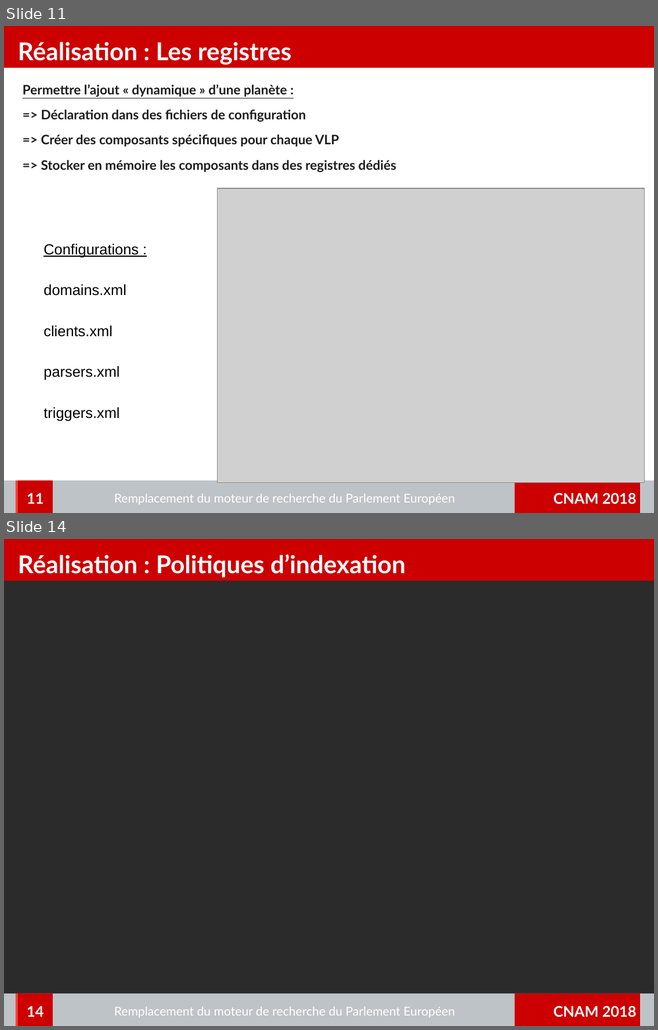
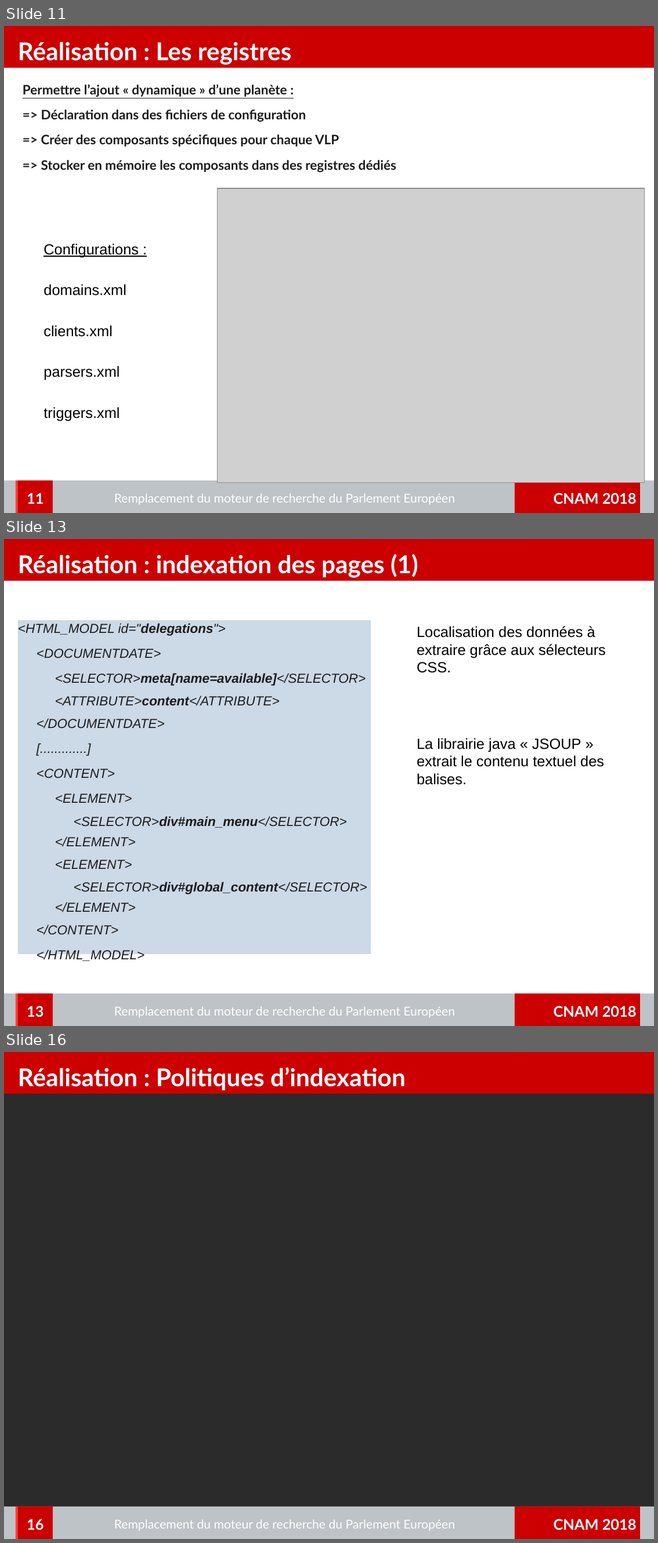
Before and after one commit to charleshuber/4tfront, a slide deck: memoire/presentation/memoire_presentation.odp. Shown one above the other, each under a label of ours: slides 11 and 14 before the commit, slides 11, 13 and 16 after it; the slides between them are not shown. The pictures are 658x1030 and 658x1543 pixels, drawn with LibreOffice and Linux fonts; fonts in the diff are those of the drawing; grey boxes stand for pictures; background and template pictures are left out; a plain dark background stands for a picture behind light text. Boxes give left, top, right and bottom in pixels: in the first picture for what was removed or moved away, otherwise in the second. Text is boxed around its words. In the diff, an @@ line names an element or a change of style, - is before the commit and + after.

```diff
--- a/memoire/presentation/memoire_presentation.odp
+++ b/memoire/presentation/memoire_presentation.odp
@@ slide 13 added at bbox=[4, 539, 654, 1026], background picture (left out); not listed: 4 template elements that a slide beside it also shows @@
@@ title added at bbox=[18, 554, 418, 578], 30 pt, text #FFFFFF, bold @@
+Réalisation : indexation des pages (1)
@@ text added at bbox=[18, 620, 371, 955], fill #004586 at 20% opacity, 16 pt, text #1C1C1C, italic @@
+<HTML_MODEL id="delegations">
+  <DOCUMENTDATE>
+    <SELECTOR>meta[name=available]</SELECTOR>
+    <ATTRIBUTE>content</ATTRIBUTE>
+  </DOCUMENTDATE>
+  [.............]
+  <CONTENT>
+    <ELEMENT>
+      <SELECTOR>div#main_menu</SELECTOR>
+    </ELEMENT>
+    <ELEMENT>
+      <SELECTOR>div#global_content</SELECTOR>
+    </ELEMENT>
+  </CONTENT>
+</HTML_MODEL>
@@ text added at bbox=[416, 626, 605, 767], 18 pt, text #000000 @@
+Localisation des données à extraire grâce aux sélecteurs CSS.
+La librairie java « JSOUP » extrait le contenu textuel des balises.
@@ page number added at bbox=[18, 994, 53, 1026], fill #CC0000, 18 pt, text #FFFFFF, bold @@
+13
@@ text added at bbox=[114, 1007, 455, 1018], 15 pt, text #FFFFFF @@
+Remplacement du moteur de recherche du Parlement Européen
@@ what was slide 14 is now slide 16 @@
@@ page number at bbox=[27, 1519, 43, 1530]: text changed @@
-14
+16
```
Also in this commit, not shown: 3 slides changed, 1 other slide added, 1 other file.
